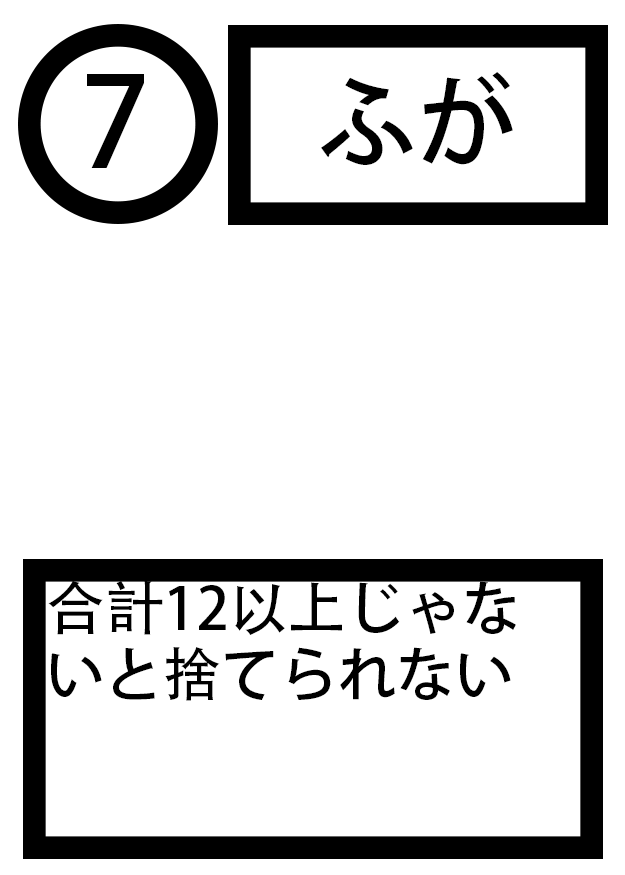
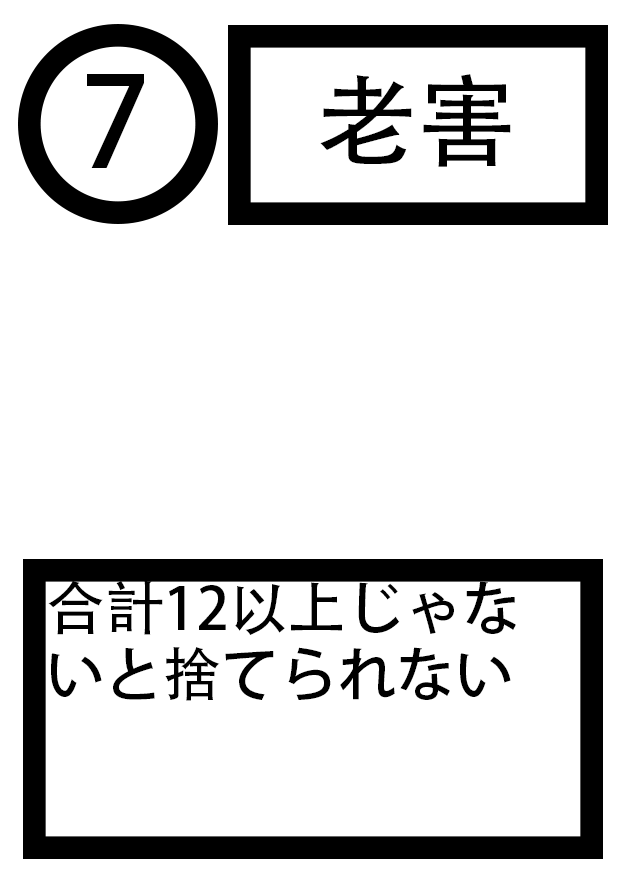
Comparing the layer stacks of the two 625 × 875 images. Changes:
renamed "ふが" to "老害", painted on it over [320, 72, 513, 167]
